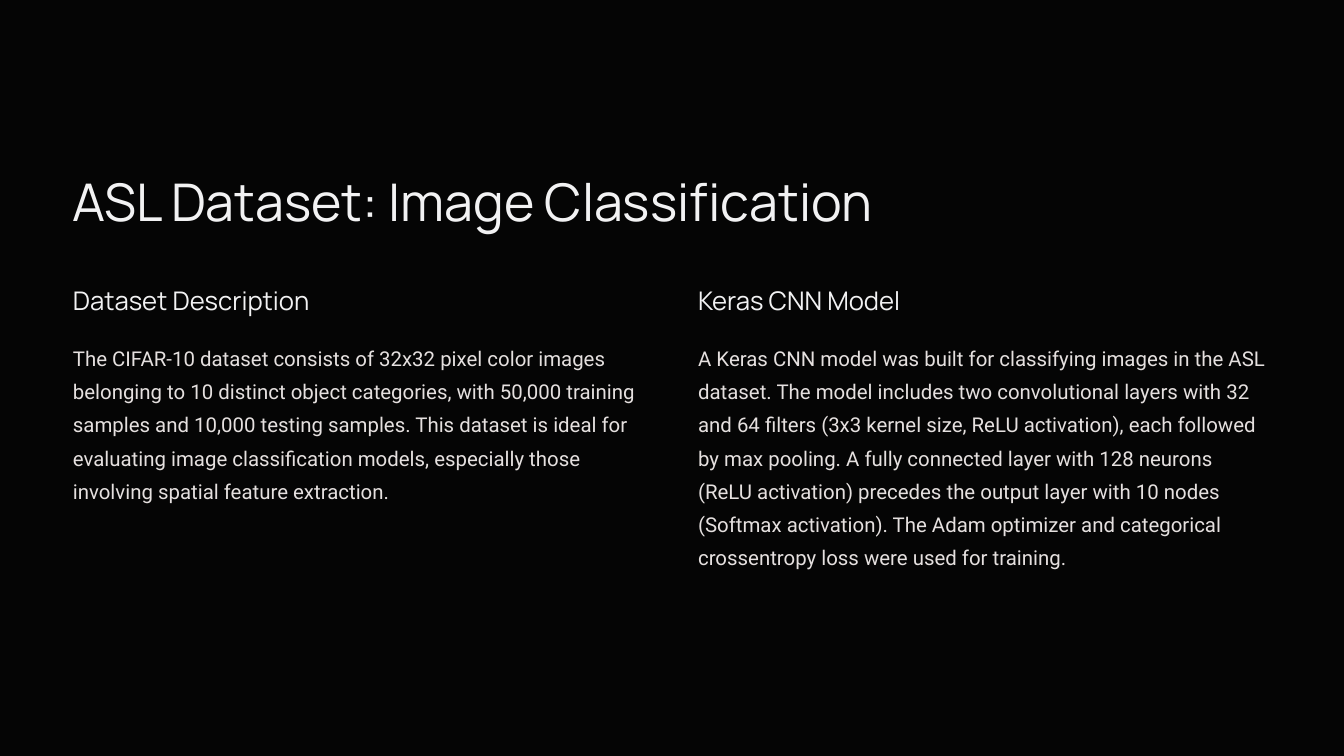
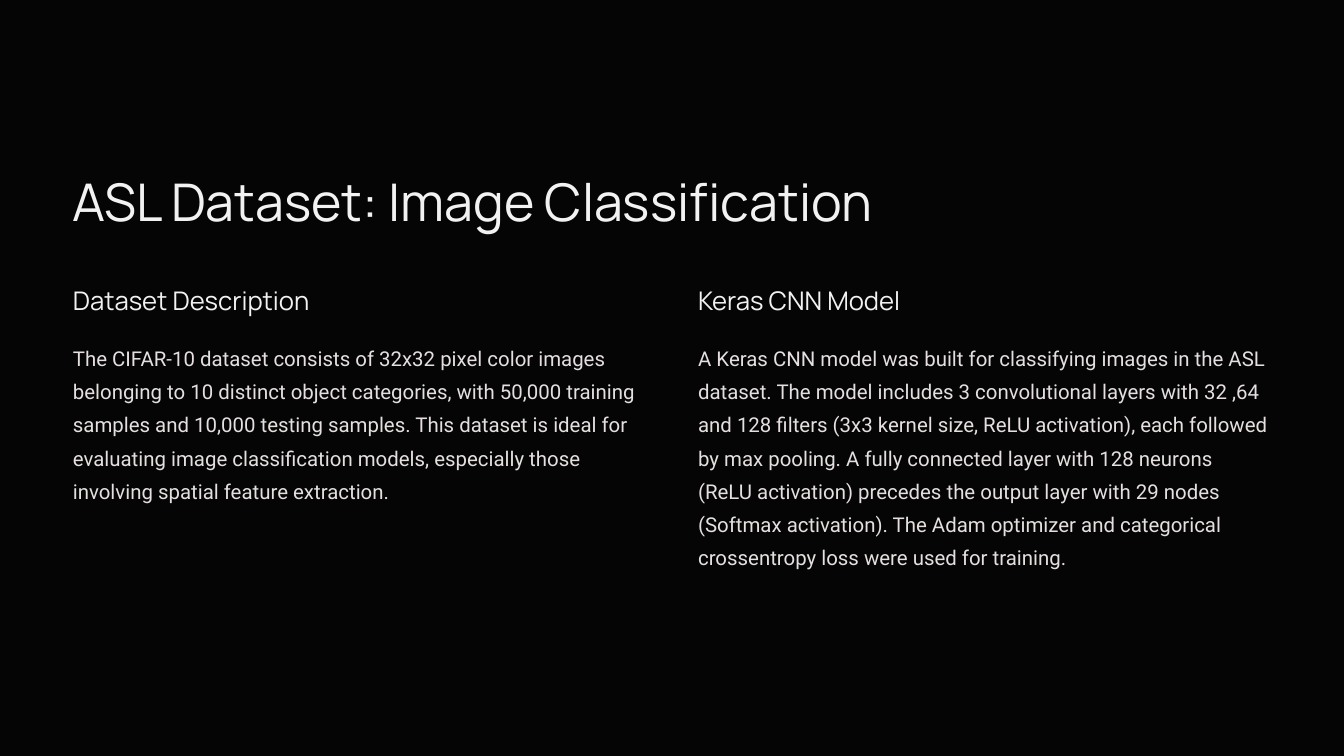
Before and after one commit to SYED-ALI-5/ANN-CNN-Project, a slide deck: slide 4 of ANN-CNN Project.pptx. Drawn at 1344x756 pixels with LibreOffice and Linux fonts; fonts in the diff are those of the drawing; background and template pictures are left out. Boxes give left, top, right and bottom in pixels: in the first picture for what was removed or moved away, otherwise in the second. Text is boxed around its words. In the diff, an @@ line names an element or a change of style, - is before the commit and + after.

```diff
--- a/ANN-CNN Project.pptx
+++ b/ANN-CNN Project.pptx
@@ text at (x1=698, y1=350, x2=1267, y2=570): text changed @@
-A Keras CNN model was built for classifying images in the ASL dataset. The model includes two convolutional layers with 32 and 64 filters (3x3 kernel size, ReLU activation), each followed by max pooling. A fully connected layer with 128 neurons (ReLU activation) precedes the output layer with 10 nodes (Softmax activation). The Adam optimizer and categorical crossentropy loss were used for training.
+A Keras CNN model was built for classifying images in the ASL dataset. The model includes 3 convolutional layers with 32 ,64 and 128 filters (3x3 kernel size, ReLU activation), each followed by max pooling. A fully connected layer with 128 neurons (ReLU activation) precedes the output layer with 29 nodes (Softmax activation). The Adam optimizer and categorical crossentropy loss were used for training.
```
Also in this commit, not shown: 2 other slides changed, 3 other files.
